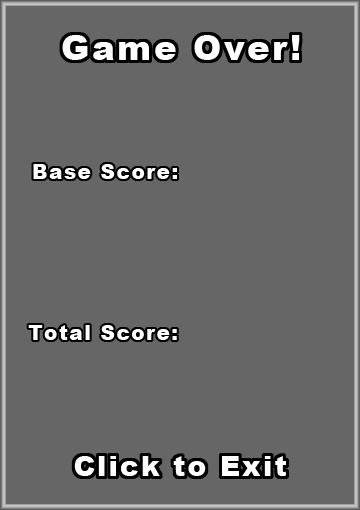
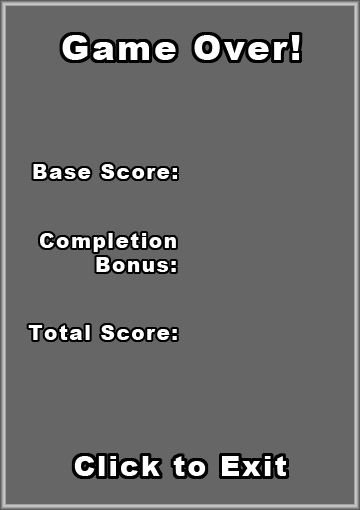
Layers edited between the first and the second 360px x 510px image:
showed group "Accuracy Bonus" (2 layers) over box(38, 231, 178, 274)
